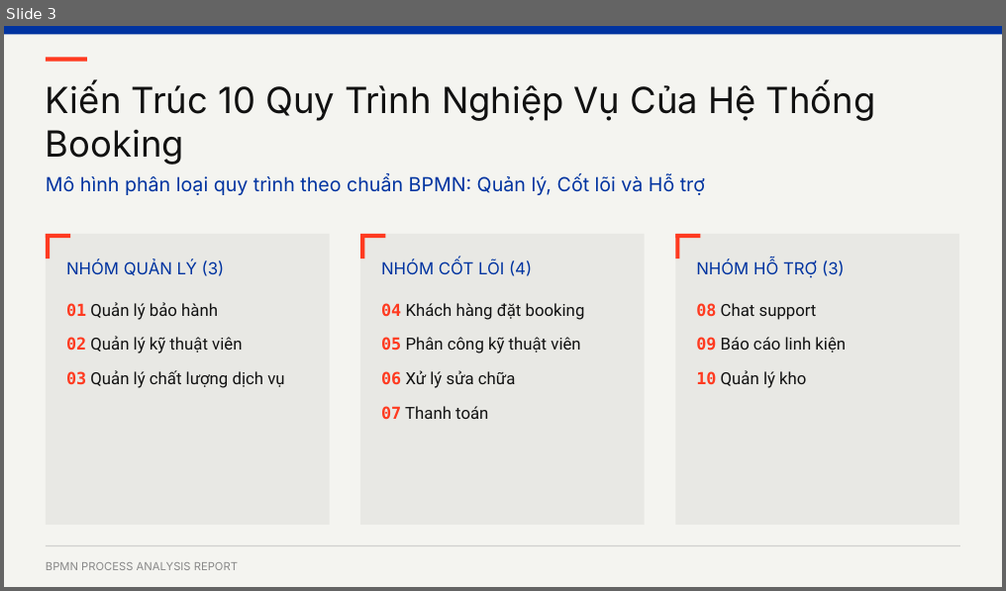
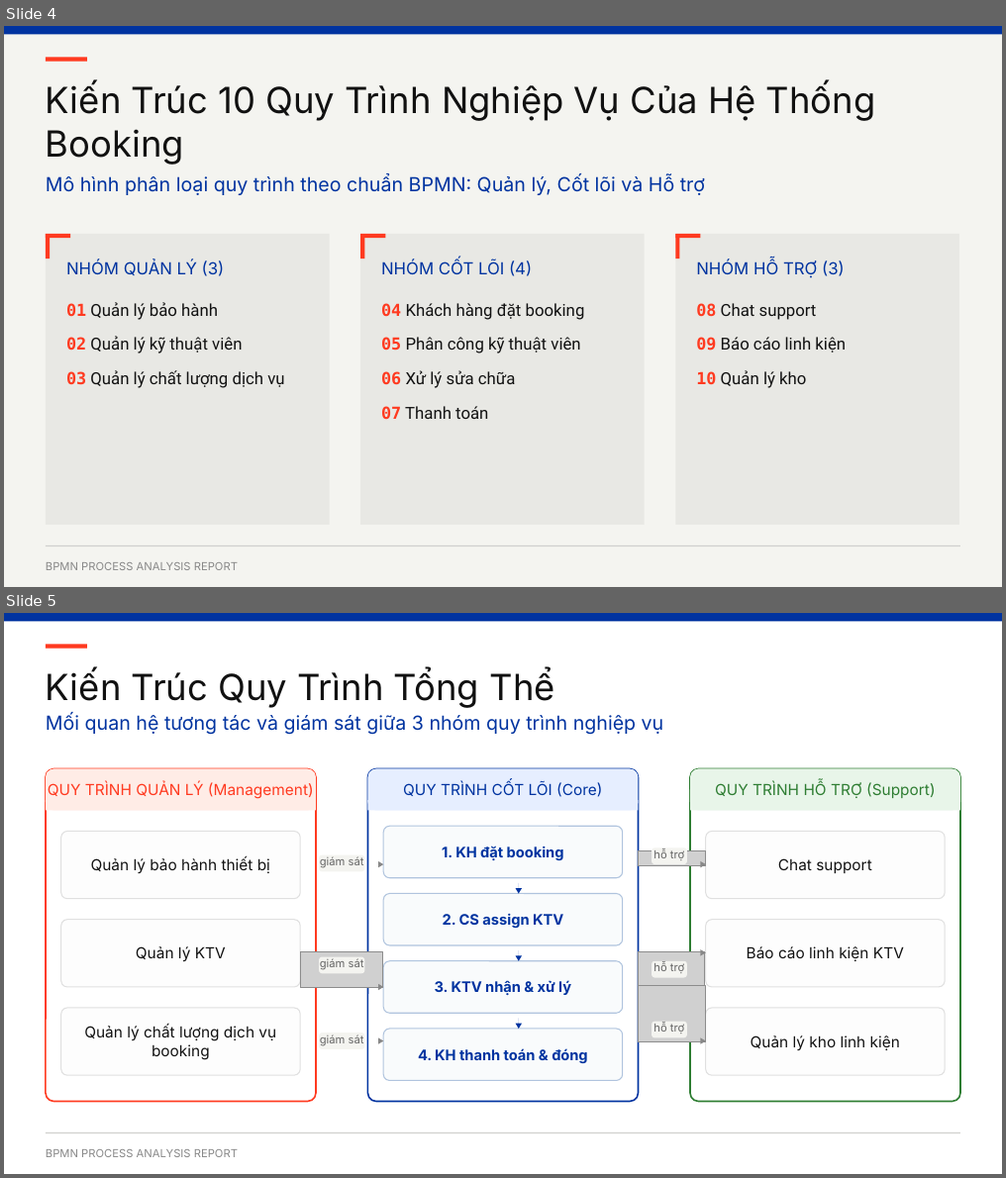
Before and after one commit to ichiroobean/He-thong-quan-ly-quy-trinh-nghiep-vu-nhom-96, a slide deck: Báo cáo Đặt lịch Sửa chữa_ Phân tích & Mô hình hóa Quy trình Nghiệp vụ (Nhóm 14).pptx. Shown one above the other, each under a label of ours: slide 3 before the commit, slides 4 and 5 after it. The pictures are 1006x591 and 1006x1178 pixels, drawn with LibreOffice and Linux fonts; fonts in the diff are those of the drawing; grey boxes stand for pictures; background and template pictures are left out. Boxes give left, top, right and bottom in pixels: in the first picture for what was removed or moved away, otherwise in the second. Text is boxed around its words. In the diff, an @@ line names an element or a change of style, - is before the commit and + after.

```diff
--- a/Báo cáo Đặt lịch Sửa chữa_ Phân tích & Mô hình hóa Quy trình Nghiệp vụ (Nhóm 14).pptx
+++ b/Báo cáo Đặt lịch Sửa chữa_ Phân tích & Mô hình hóa Quy trình Nghiệp vụ (Nhóm 14).pptx
@@ slide 5 added at (x1=4, y1=613, x2=1002, y2=1174), background picture (left out) @@
@@ rectangle added at (x1=4, y1=613, x2=1002, y2=621), fill #0033A0 @@
@@ rectangle added at (x1=46, y1=644, x2=88, y2=648), fill #FF3A20 @@
@@ text added at (x1=46, y1=670, x2=664, y2=735), 14 pt, text #0033A0 @@
+Kiến Trúc Quy Trình Tổng Thể
+Mối quan hệ tương tác và giám sát giữa 3 nhóm quy trình nghiệp vụ
@@ group added at (x1=300, y1=852, x2=706, y2=1042): 4 pictures @@
@@ group added at (x1=46, y1=768, x2=317, y2=1101): 5 rounded rectangles, 4 texts, 1 rectangle @@
+QUY TRÌNH QUẢN LÝ (Management)
+Quản lý bảo hành thiết bị
+Quản lý KTV
+Quản lý chất lượng dịch vụ booking
@@ group added at (x1=368, y1=768, x2=639, y2=1101): 6 rounded rectangles, 5 texts, 3 freeform shapes, 1 rectangle @@
+QUY TRÌNH CỐT LÕI (Core)
+1. KH đặt booking
+2. CS assign KTV
+3. KTV nhận & xử lý
+4. KH thanh toán & đóng
@@ group added at (x1=320, y1=848, x2=686, y2=1051): 6 rounded rectangles, 6 texts @@
+giám sát
+giám sát
+giám sát
+hỗ trợ
+hỗ trợ
+hỗ trợ
@@ group added at (x1=378, y1=861, x2=706, y2=1044): 6 freeform shapes @@
@@ group added at (x1=691, y1=768, x2=961, y2=1101): 5 rounded rectangles, 4 texts, 1 rectangle @@
+QUY TRÌNH HỖ TRỢ (Support)
+Chat support
+Báo cáo linh kiện KTV
+Quản lý kho linh kiện
@@ rectangle added at (x1=46, y1=1133, x2=961, y2=1134), fill #D0D0CE @@
@@ text added at (x1=46, y1=1150, x2=238, y2=1157), 8 pt, text #888888 @@
+BPMN PROCESS ANALYSIS REPORT
@@ what was slide 3 is now slide 4 @@
```
Also in this commit, not shown: 1 other slide added.
